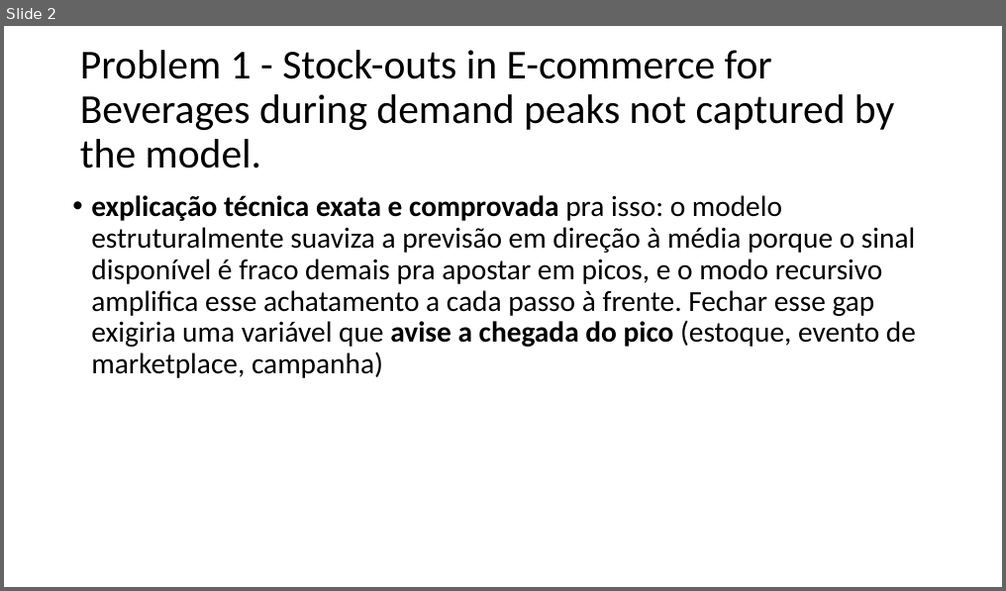
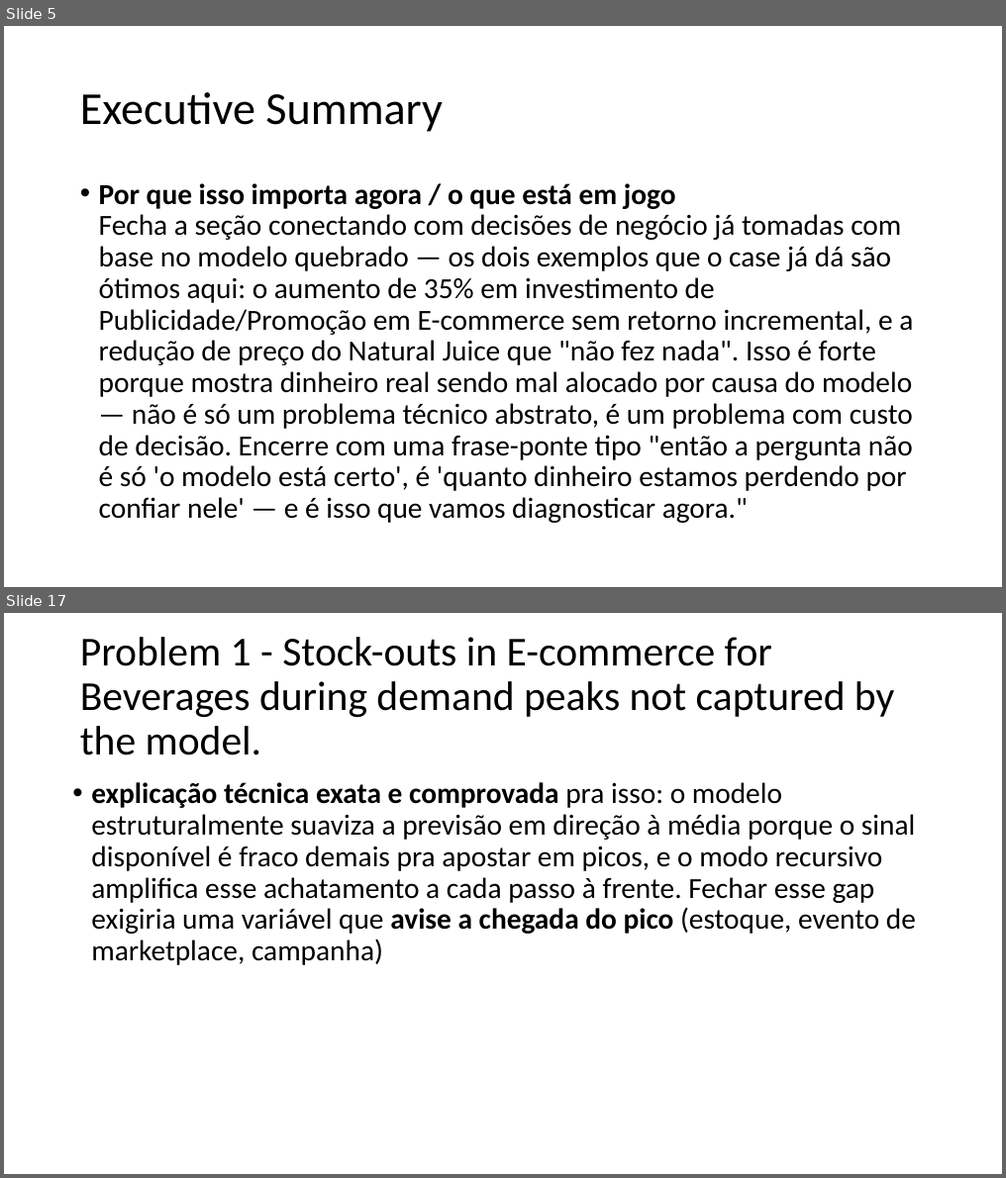
Before and after one commit to Priscila-Portela/mdlz-selec, a slide deck: Business case.pptx. Shown one above the other, each under a label of ours: slide 2 before the commit, slides 5 and 17 after it; the slides between them are not shown. The pictures are 1006x591 and 1006x1178 pixels, drawn with LibreOffice and Linux fonts; fonts in the diff are those of the drawing. Boxes give left, top, right and bottom in pixels: in the first picture for what was removed or moved away, otherwise in the second. Text is boxed around its words. In the diff, an @@ line names an element or a change of style, - is before the commit and + after.

```diff
--- a/Business case.pptx
+++ b/Business case.pptx
@@ slide 5 added at [4, 26, 1002, 587], background #FFFFFF @@
@@ title added at [80, 92, 442, 132], 44 pt, text #000000 @@
+Executive Summary
@@ text added at [99, 183, 913, 523], 28 pt, text #000000 @@
+• Por que isso importa agora / o que está em jogo
+  Fecha a seção conectando com decisões de negócio já tomadas com base no modelo quebrado — os dois exemplos que o case já dá são ótimos aqui: o aumento de 35% em investimento de Publicidade/Promoção em E-commerce sem retorno incremental, e a redução de preço do Natural Juice que "não fez nada". Isso é forte porque mostra dinheiro real sendo mal alocado por causa do modelo — não é só um problema técnico abstrato, é um problema com custo de decisão. Encerre com uma frase-ponte tipo "então a pergunta não é só 'o modelo está certo', é 'quanto dinheiro estamos perdendo por confiar nele' — e é isso que vamos diagnosticar agora."
@@ what was slide 2 is now slide 17 @@
```
Also in this commit, not shown: 2 slides changed, 15 other slides added, 31 other files.
